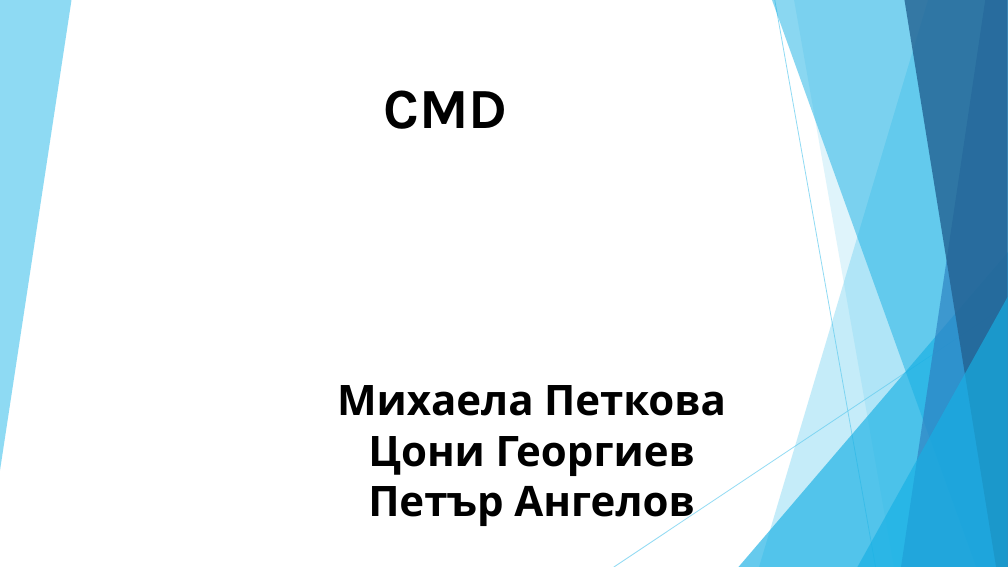
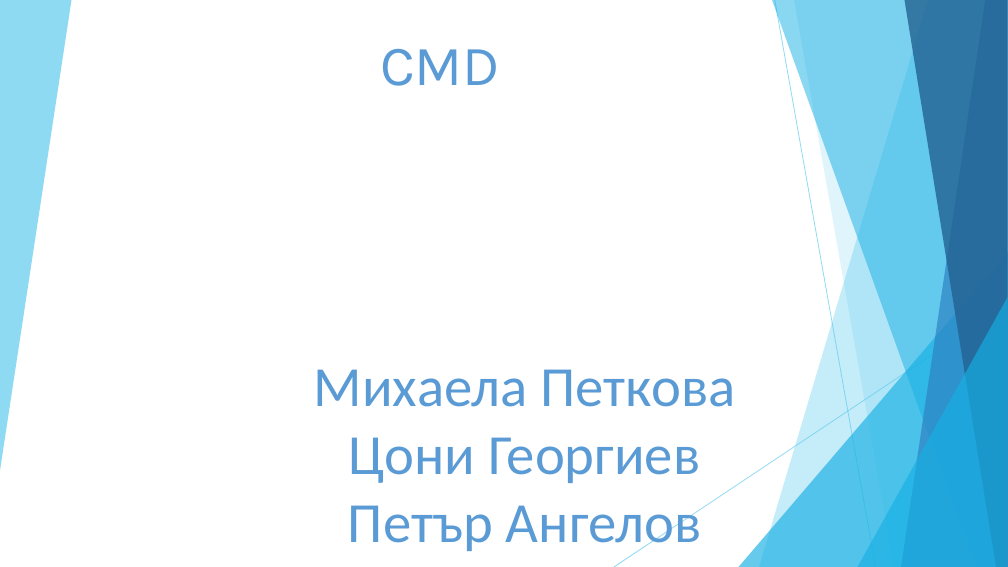
Before and after one commit to Code4Tarnovo/CMD, a slide deck: slide 1 of хакатон-2016.odp. Drawn at 1008x567 pixels with LibreOffice and Linux fonts; fonts in the diff are those of the drawing. Boxes give left, top, right and bottom in pixels: in the first picture for what was removed or moved away, otherwise in the second. Text is boxed around its words. In the diff, an @@ line names an element or a change of style, - is before the commit and + after.

```diff
--- a/хакатон-2016.odp
+++ b/хакатон-2016.odp
@@ free "CMD": place and size @@
-free "CMD" at <box>372,68,519,144</box>
+free "CMD" at <box>368,25,512,101</box>
@@ free "CMD" at <box>368,25,512,101</box>: text colour #000000 to #5B9BD5, bold off @@
@@ free "Михаела Петкова Цони Георгиев": place and size @@
-free "Михаела Петкова Цони Георгиев" at <box>268,371,796,529</box>
+free "Михаела Петкова Цони Георгиев" at <box>306,346,743,557</box>
@@ text in free at <box>314,369,736,483</box>: text changed; size 40 to 54 pt; font Karla to Calibri; text colour #000000 to #5B9BD5; bold off @@
-Михаела Петкова
-Цони Георгиев
+Михаела Петкова
+Цони Георгиев
@@ text in free at <box>348,505,701,555</box>: size 40 to 54 pt, font Karla to Calibri, text colour #000000 to #5B9BD5, bold off in "Петър Ангелов" @@
```
Also in this commit, not shown: 6 other slides changed, 5 other files.
